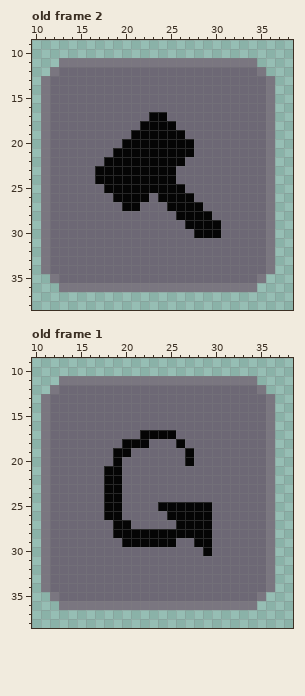
Edited in one commit: pixel-art file (Assets/Resources/graphics/ui/buttons.aseprite). The picture above was drawn from the file before the commit.
48x48 pixels, 2 frames. Shown: old frame 2: x 10..38, y 9..38; old frame 1: x 10..38, y 9..38.
Now the later version:
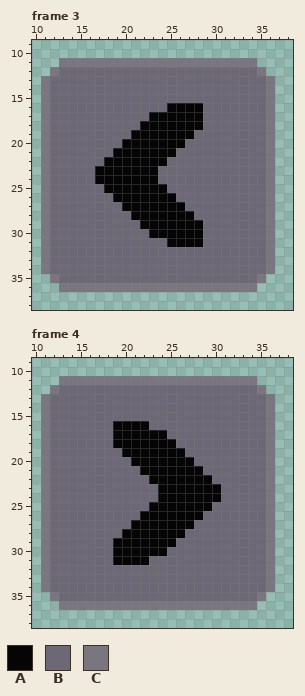
Palette (. is transparent): A #050505  B #6d6875  C #7a7680
A new or re-ordered frame is compared with the old frame closest to it.
The exact change:
{"change": "frames 2 -> 4"}
{"where": "frame 3 is new; against old frame 2, layer \"Layer 1\""}
{"frame":3,"y":16,"x":25,"old":"BBBB","new":"AAAA"}
{"frame":3,"y":17,"x":25,"old":"BBBB","new":"AAAA"}
{"frame":3,"y":18,"x":26,"old":"BBB","new":"AAA"}
{"frame":3,"y":19,"x":27,"old":"B","new":"A"}
{"frame":3,"y":20,"x":27,"old":"A","new":"B"}
{"frame":3,"y":21,"x":26,"old":"AA","new":"BB"}
{"frame":3,"y":22,"x":25,"old":"AA","new":"BB"}
{"frame":3,"y":23,"x":24,"old":"AA","new":"BB"}
{"frame":3,"y":24,"x":24,"old":"AA","new":"BB"}
{"frame":3,"y":25,"x":25,"old":"AA","new":"BB"}
{"frame":3,"y":26,"x":23,"old":"B","new":"A"}
{"frame":3,"y":26,"x":26,"old":"AA","new":"BB"}
{"frame":3,"y":27,"x":22,"old":"BBB","new":"AAA"}
{"frame":3,"y":27,"x":27,"old":"AA","new":"BB"}
{"frame":3,"y":28,"x":21,"old":"BBBBB","new":"AAAAA"}
{"frame":3,"y":28,"x":28,"old":"AA","new":"BB"}
{"frame":3,"y":29,"x":22,"old":"BBBBB","new":"AAAAA"}
{"frame":3,"y":29,"x":29,"old":"AA","new":"BB"}
{"frame":3,"y":30,"x":23,"old":"BBBBB","new":"AAAAA"}
{"frame":3,"y":30,"x":29,"old":"AA","new":"BB"}
{"frame":3,"y":31,"x":25,"old":"BBBB","new":"AAAA"}
{"where": "frame 4 is new; against old frame 1, layer \"Layer 1\""}
{"frame":4,"y":16,"x":19,"old":"BBBB","new":"AAAA"}
{"frame":4,"y":17,"x":19,"old":"BBB","new":"AAA"}
{"frame":4,"y":17,"x":25,"old":"A","new":"B"}
{"frame":4,"y":18,"x":19,"old":"B","new":"A"}
{"frame":4,"y":18,"x":23,"old":"BBBA","new":"AAAB"}
{"frame":4,"y":19,"x":19,"old":"A","new":"B"}
{"frame":4,"y":19,"x":21,"old":"BBBBBBA","new":"AAAAAAB"}
{"frame":4,"y":20,"x":19,"old":"A","new":"B"}
{"frame":4,"y":20,"x":21,"old":"BBBBBB","new":"AAAAAA"}
{"frame":4,"y":21,"x":18,"old":"AA","new":"BB"}
{"frame":4,"y":21,"x":22,"old":"BBBBBBB","new":"AAAAAAA"}
{"frame":4,"y":22,"x":18,"old":"AA","new":"BB"}
{"frame":4,"y":22,"x":23,"old":"BBBBBBB","new":"AAAAAAA"}
{"frame":4,"y":23,"x":18,"old":"AA","new":"BB"}
{"frame":4,"y":23,"x":24,"old":"BBBBBBB","new":"AAAAAAA"}
{"frame":4,"y":24,"x":18,"old":"AA","new":"BB"}
{"frame":4,"y":24,"x":24,"old":"BBBBBBB","new":"AAAAAAA"}
{"frame":4,"y":25,"x":18,"old":"AA","new":"BB"}
{"frame":4,"y":25,"x":23,"old":"B","new":"A"}
{"frame":4,"y":26,"x":18,"old":"AA","new":"BB"}
{"frame":4,"y":26,"x":22,"old":"BBB","new":"AAA"}
{"frame":4,"y":26,"x":29,"old":"A","new":"B"}
{"frame":4,"y":27,"x":19,"old":"AABBBBB","new":"BBAAAAA"}
{"frame":4,"y":27,"x":28,"old":"AA","new":"BB"}
{"frame":4,"y":28,"x":19,"old":"A","new":"B"}
{"frame":4,"y":28,"x":27,"old":"AAA","new":"BBB"}
{"frame":4,"y":29,"x":19,"old":"B","new":"A"}
{"frame":4,"y":29,"x":28,"old":"AA","new":"BB"}
{"frame":4,"y":30,"x":19,"old":"BBBBBB","new":"AAAAAA"}
{"frame":4,"y":30,"x":29,"old":"A","new":"B"}
{"frame":4,"y":31,"x":19,"old":"BBBB","new":"AAAA"}
{"label":"changed","picture_box":[131,103,221,247]}
{"label":"changed","picture_box":[104,421,221,565]}
